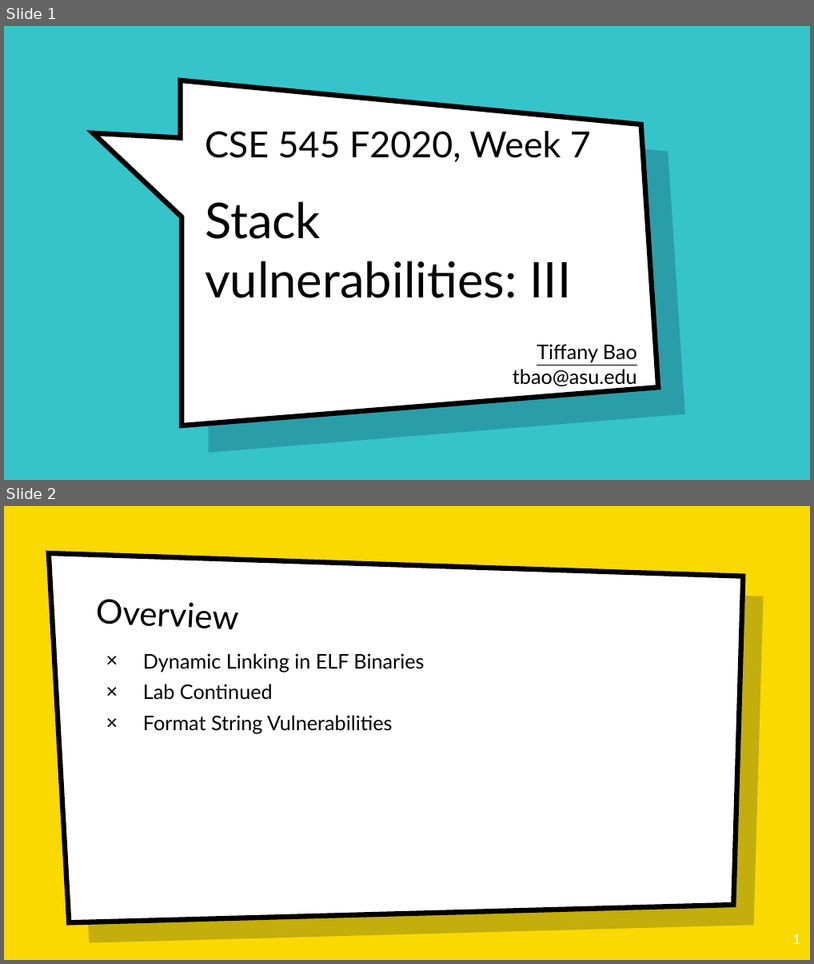
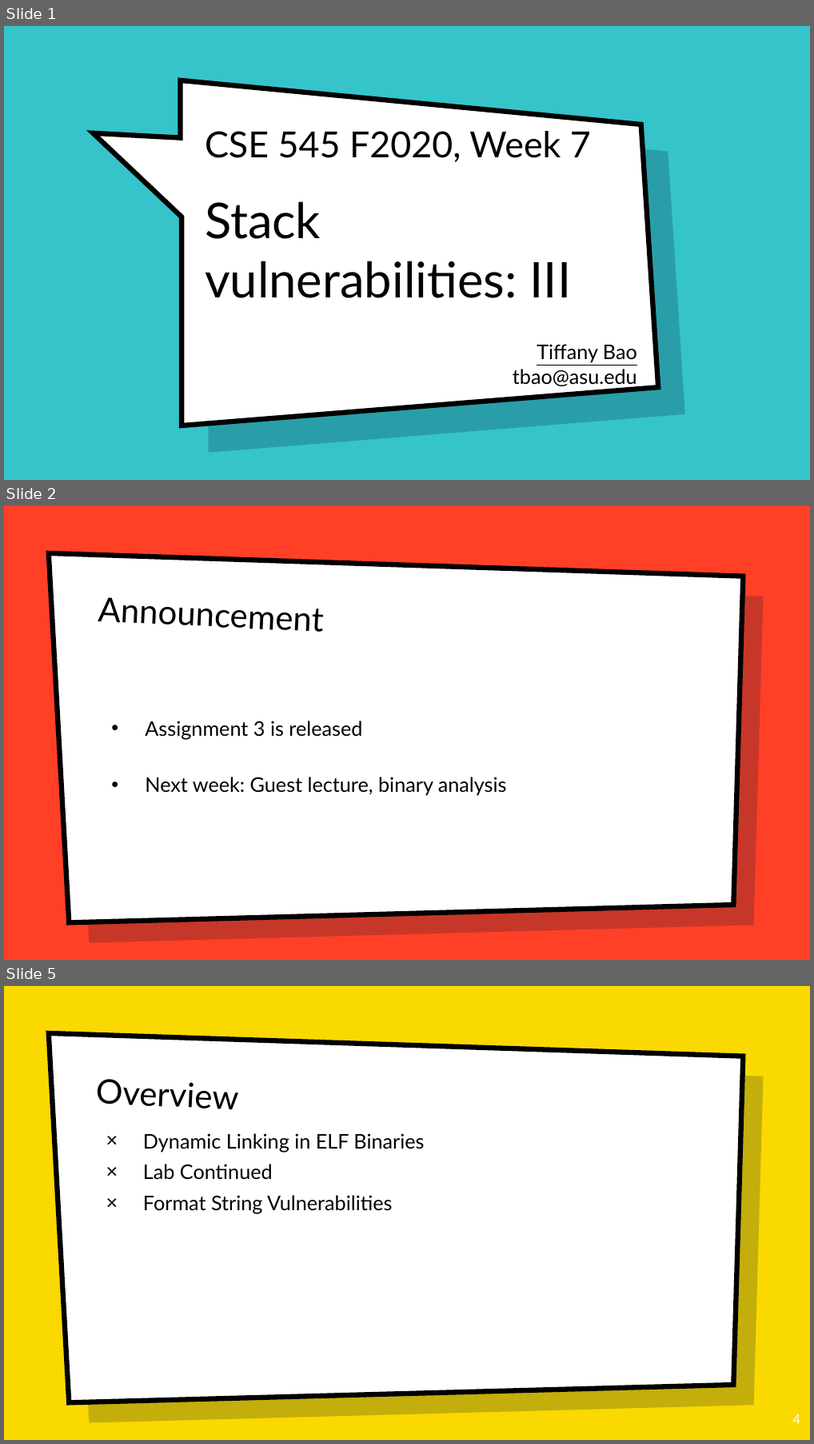
Before and after one commit to tiffanyb/tiffanyb.github.io, a slide deck: courses/cse545/slides/07-vulns-3.pptx. Shown one above the other, each under a label of ours: slides 1 and 2 before the commit, slides 1, 2 and 5 after it; the slides between them are not shown. The pictures are 814x964 and 814x1444 pixels, drawn with LibreOffice and Linux fonts; fonts in the diff are those of the drawing; background and template pictures are left out. Boxes give left, top, right and bottom in pixels: in the first picture for what was removed or moved away, otherwise in the second. Text is boxed around its words. In the diff, an @@ line names an element or a change of style, - is before the commit and + after.

Commit message:
update week 8

```diff
--- a/courses/cse545/slides/07-vulns-3.pptx
+++ b/courses/cse545/slides/07-vulns-3.pptx
@@ slide 2 added at (4,506,810,960), background picture (left out); not listed: 2 template elements that a slide beside it also shows @@
@@ text added at (98,597,323,632), 40 pt, text #000000 @@
+Announcement
@@ text added at (145,720,507,796), 24 pt, text #000000 @@
+• Assignment 3 is released
+• Next week: Guest lecture, binary analysis
@@ what was slide 2 is now slide 5 @@
@@ page number at (793,1414,801,1424): text changed @@
-1
+4
```
Also in this commit, not shown: 2 other slides added, 5 other files.
